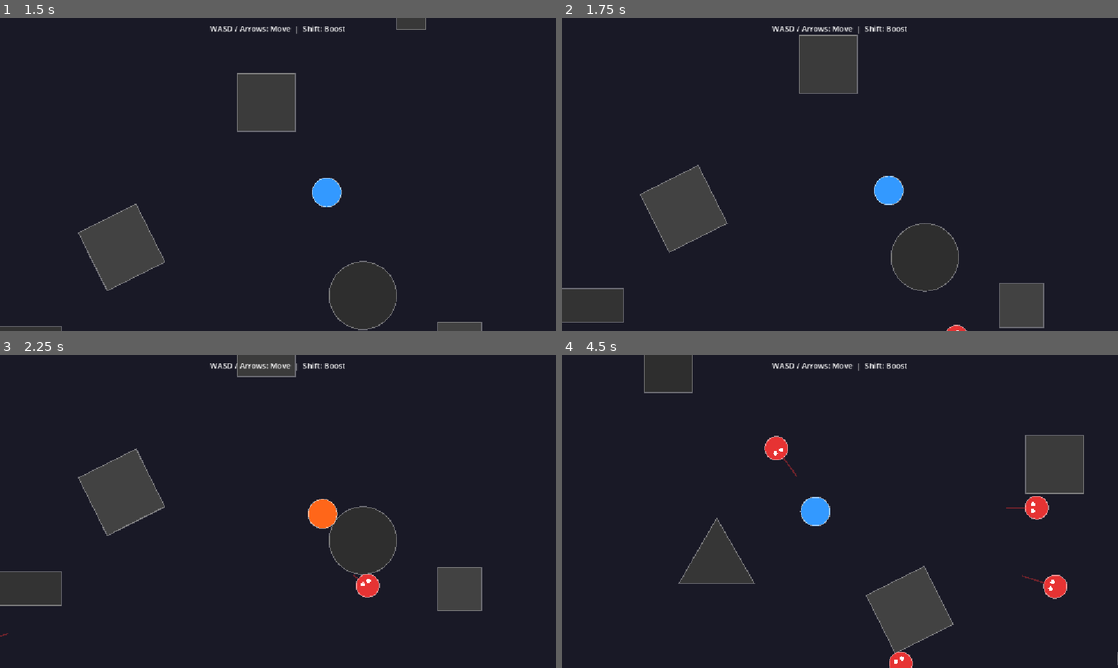
Above: before the commit, frames 1-4 (two rows, left to right).
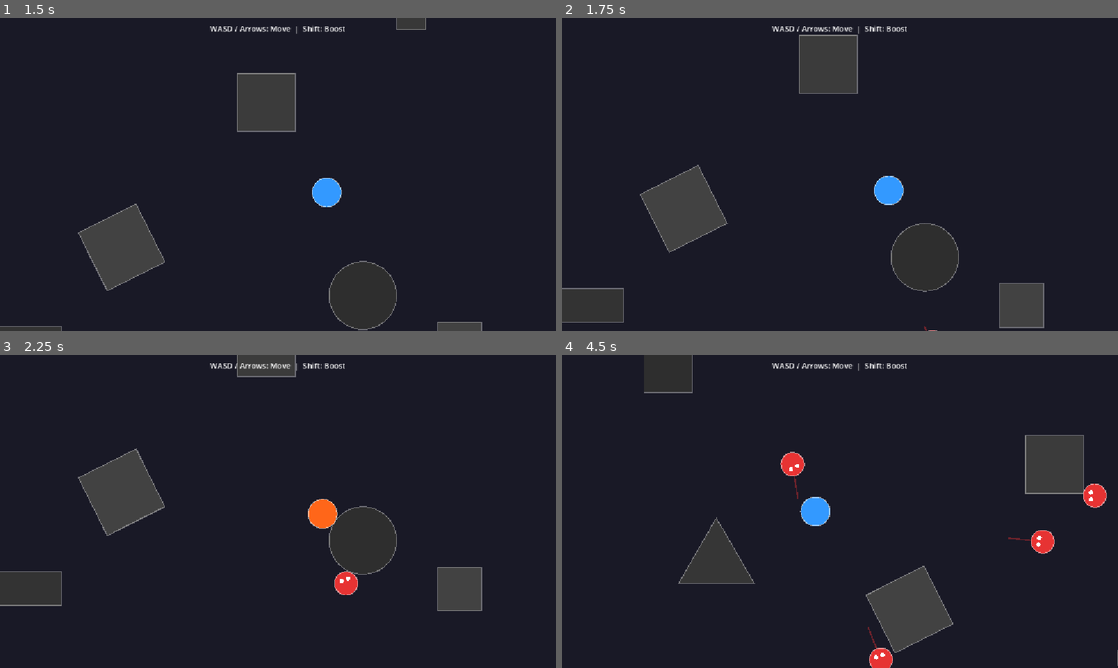
Above: after the commit, the same moments.

Repository: htoopyaelinn56/demo-godot
Game: Godot game, scene res://scenes/main.tscn
Two runs of this game, one before a commit and one after it. Both use one fixed random seed, a clock stepped at 60 frames per second and the inputs below.
Inputs:
- Up to frame 1 (1.5 s): tap Enter at 0.5 s; hold Right (ui_right) 0.53-1.28 s; hold Shift 0.53-1.28 s; hold Down (ui_down) from 1.28 s (still down); tap Shift at 1.35 s
- Up to frame 2 (1.75 s): keep holding Down (ui_down)
- Up to frame 3 (2.25 s): release Down (ui_down) at 2.03 s; hold Right (ui_right) from 2.03 s (still down); hold Shift from 2.03 s (still down)
- Up to frame 4 (4.5 s): release Right (ui_right) at 2.78 s; release Shift at 2.78 s; hold Up (ui_up) 2.78-3.53 s; tap Shift at 2.85, 4.35 s; hold Shift 3.53-4.28 s; hold Left (ui_left) from 3.53 s (still down)

Frame 1 is identical in both runs. In frame 2, less than 0.1% of the frame differs, in the area x 65-73%, y 98-100%; in frame 3, 0.5%; in frame 4, 2.2%, in the area x 14-100%, y 0-100%.

Commit message:
Update enemy pathfinding logic

Diff:
--- a/scripts/enemy.gd
+++ b/scripts/enemy.gd
@@ -2,7 +2,10 @@
 
 const SPEED  = 200.0
 const RADIUS = 24.0
+const RING_RADIUS = 60.0
 const REPATH_INTERVAL = 0.3
+const STUCK_DISTANCE = 8.0
+const WALL_MASK = 1
 
 const BODY_COLOR  = Color(0.9, 0.2, 0.2)
 const OUTLINE_COLOR = Color(1.0, 0.8, 0.8, 0.6)
@@ -10,6 +13,10 @@
 
 var _player: Node2D
 var _repath_timer := 0.0
+var _ring_angle := 0.0
+var _ring_offset := Vector2.ZERO
+var _last_progress_pos := Vector2.ZERO
+var _stuck_time := 0.0
 
 @onready var _agent: NavigationAgent2D = $NavigationAgent2D
 
@@ -18,6 +25,35 @@
 	if scene:
 		_player = scene.get_node_or_null("Player")
 	_agent.radius = RADIUS
+	_pick_ring_angle()
+	_last_progress_pos = global_position
+
+func _pick_ring_angle() -> void:
+	var found := false
+	for i in 12:
+		var angle := randf() * TAU
+		var candidate: Vector2 = _player.global_position + Vector2.from_angle(angle) * RING_RADIUS if _player else Vector2.from_angle(angle) * RING_RADIUS
+		if not _point_blocked(candidate):
+			_ring_angle = angle
+			found = true
+			break
+	if not found:
+		_ring_angle += PI + randf_range(-1.0, 1.0)
+	_ring_offset = Vector2.from_angle(_ring_angle) * RING_RADIUS
+
+func _point_blocked(point: Vector2) -> bool:
+	var space := get_world_2d().direct_space_state
+	var params := PhysicsPointQueryParameters2D.new()
+	params.position = point
+	params.collision_mask = WALL_MASK
+	return not space.intersect_point(params, 1).is_empty()
+
+func _has_line_of_sight() -> bool:
+	if not _player or not is_instance_valid(_player):
+		return false
+	var space := get_world_2d().direct_space_state
+	var query := PhysicsRayQueryParameters2D.create(global_position, _player.global_position, WALL_MASK)
+	return space.intersect_ray(query).is_empty()
 
 func _draw() -> void:
 	draw_circle(Vector2.ZERO, RADIUS, BODY_COLOR)
@@ -41,7 +77,28 @@
 	_repath_timer -= delta
 	if _repath_timer <= 0.0:
 		_repath_timer = REPATH_INTERVAL
-		_agent.target_position = _player.global_position
+		_agent.target_position = _player.global_position + _ring_offset
+
+	# Stuck detection: barely moved while path not finished -> pick a new ring spot
+	if not _agent.is_navigation_finished():
+		if global_position.distance_to(_last_progress_pos) < STUCK_DISTANCE:
+			_stuck_time += delta
+			if _stuck_time > 0.6:
+				_stuck_time = 0.0
+				_pick_ring_angle()
+				_agent.target_position = _player.global_position + _ring_offset
+		else:
+			_stuck_time = 0.0
+		_last_progress_pos = global_position
+
+	# Close range with clear sight: charge straight at the player
+	if _has_line_of_sight():
+		var to_player := global_position.distance_to(_player.global_position)
+		if to_player > RADIUS + 30.0 + RING_RADIUS * 0.5:
+			velocity = global_position.direction_to(_player.global_position) * SPEED
+			move_and_slide()
+			queue_redraw()
+			return
 
 	if not _agent.is_navigation_finished():
 		var dir := global_position.direction_to(_agent.get_next_path_position())
